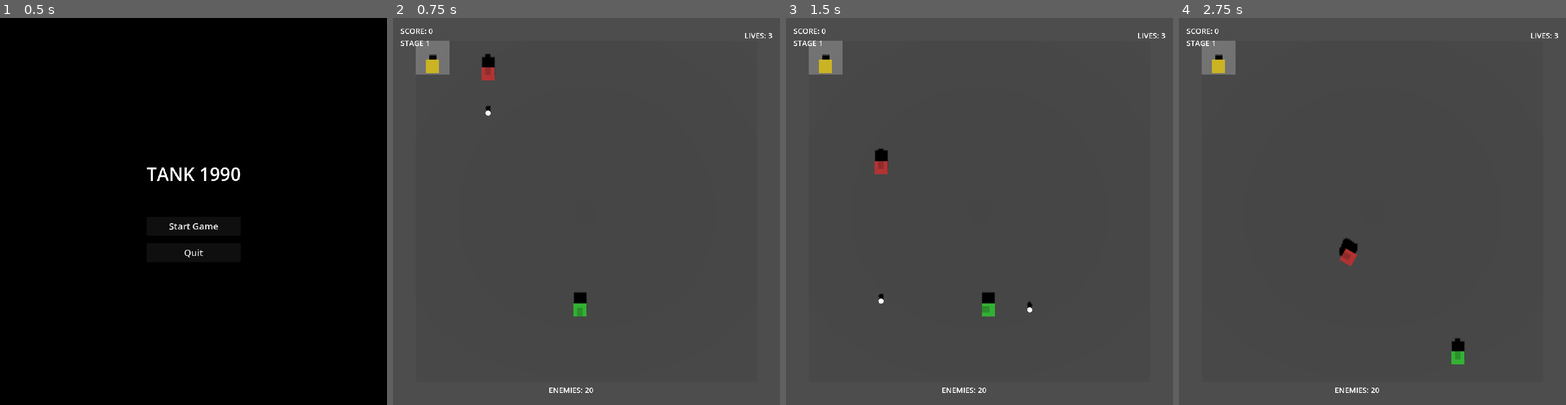
Above: before the commit, frames 1-4 (left to right).
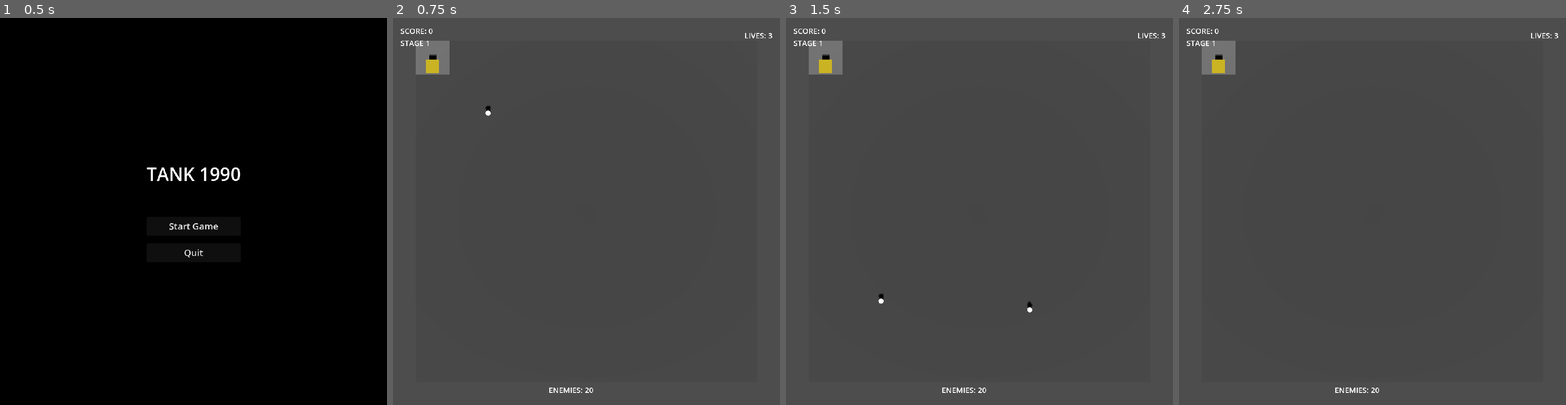
Above: after the commit, the same moments.

Repository: matibat/TANKS1990
Game: Godot game, scene res://scenes3d/game_3d_ddd.tscn
The game is run twice, just before and just after one commit, with the same random seed, the same clock (stepped at 60 frames per second) and the same inputs.
Inputs:
- Up to frame 1 (0.5 s): no input
- Up to frame 2 (0.75 s): click "Start Game" at 0.5 s
- Up to frame 3 (1.5 s): tap Enter at 1.25 s; hold D (move_right) from 1.28 s (still down); hold Space (fire) from 1.28 s (still down)
- Up to frame 4 (2.75 s): release D (move_right) at 2.03 s; release Space (fire) at 2.03 s; hold S (move_down) from 2.03 s (still down); tap Space (fire) at 2.1 s

Frame 1 is identical in both runs. In frame 2, 0.4% of the frame differs, in the area x 22-50%, y 9-78%; in frame 3, 0.4%; in frame 4, 0.5%, in the area x 41-74%, y 56-90%.

Commit message:
feat(gameplay): add friendly fire prevention and invulnerability system
- Implement friendly fire prevention: bullets don't damage same-team tanks
- Add invulnerability system with 3-second spawn protection (180 frames @ 60 FPS)
- Add visual flicker effect for invulnerable tanks in Tank3D
- Domain changes:
  - TankEntity: Add invulnerability_frames property and is_invulnerable() method
  - GameLoop: Add friendly fire and invulnerability checks in collision logic
  - SpawningService: Set invulnerability on player and enemy spawn
- Presentation changes:
  - Tank3D: Add flicker effect based on invulnerability state
  - GameRoot3D: Link Tank3D nodes to domain entities for state checking

Tests: 373 total, 370 passing (99.2%)

Acceptance criteria met:
✅ No friendly fire between same-team tanks
✅ Invulnerability system replaces old flicker effect
✅ Visual feedback for spawn protection

Diff:
--- a/scenes3d/bullet_3d.gd
+++ b/scenes3d/bullet_3d.gd
@@ -15,6 +15,7 @@
 var tick_progress: float = 0.0
 var movement_speed: float = 15.0 # Faster than tanks for bullets
 var use_interpolation: bool = true
+var _has_pending_motion: bool = false
 
 func _ready() -> void:
 	target_position = position
@@ -38,6 +39,7 @@
 
 	target_position = new_position
 	tick_progress = 0.0
+	_has_pending_motion = use_interpolation
 
 	# If not using interpolation, snap immediately
 	if not use_interpolation:
@@ -65,8 +67,10 @@
 func set_tick_progress(progress: float) -> void:
 	if not use_interpolation:
 		return
-	# Avoid redundant lerp when bullet hasn't advanced this tick
-	if last_position.is_equal_approx(target_position):
+	if not _has_pending_motion:
 		return
 	tick_progress = clamp(progress, 0.0, 1.0)
 	position = last_position.lerp(target_position, tick_progress)
+	if is_equal_approx(tick_progress, 1.0):
+		_has_pending_motion = false
+		last_position = target_position
--- a/scenes3d/game_root_3d.gd
+++ b/scenes3d/game_root_3d.gd
@@ -190,6 +190,8 @@
 
 	# Initialize adapter
 	adapter.initialize(game_state)
+	current_lives = game_state.player_lives
+	current_score = game_state.score
 
 	# Connect adapter signals
 	_connect_adapter_signals()
@@ -292,6 +294,8 @@
 	adapter.bullet_destroyed.connect(_on_bullet_destroyed)
 	adapter.stage_complete.connect(_on_stage_complete)
 	adapter.game_over.connect(_on_game_over)
+	adapter.lives_changed.connect(_on_lives_changed)
+	adapter.score_changed.connect(_on_score_changed)
 
 func _disconnect_adapter_signals() -> void:
 	if adapter == null:
@@ -307,6 +311,8 @@
 		"bullet_destroyed": _on_bullet_destroyed,
 		"stage_complete": _on_stage_complete,
 		"game_over": _on_game_over,
+		"lives_changed": _on_lives_changed,
+		"score_changed": _on_score_changed,
 	}
 
 	for signal_name in connections.keys():
@@ -346,6 +352,7 @@
 
 	# Spawn player tank at first spawn position
 	var player_tank = SpawningService.spawn_player_tank(game_state, 0)
+	player_tank.set_invulnerable(180)  # 3 seconds at 60 FPS
 	game_state.add_tank(player_tank)
 	player_tank_id = player_tank.id
 
@@ -376,6 +383,10 @@
 	tank_node.tank_type = tank_type
 	tank_node.name = "Tank_" + tank_id
 
+	# Set reference to domain entity for invulnerability checking
+	if adapter and adapter.game_state:
+		tank_node.tank_entity = adapter.game_state.get_tank(tank_id)
+
 	# Set initial position and rotation
 	tank_node.position = world_pos
 	tank_node.rotation.y = rotation_y
@@ -385,7 +396,8 @@
 	tank_nodes[tank_id] = tank_node
 
 	# If this is the player tank, tell camera to track it
-	if tank_id == player_tank_id and tank_type == TankEntity.Type.PLAYER:
+	if tank_type == TankEntity.Type.PLAYER:
+		player_tank_id = tank_id
 		camera.set_player_tank(tank_node)
 		if DebugLog:
 			DebugLog.info("Camera tracking player tank", {"tank_id": tank_id})
@@ -466,12 +478,26 @@
 	print("=== STAGE COMPLETE ===")
 	if DebugLog:
 		DebugLog.gameplay("Stage complete")
+	if _state_machine.transition_to(GameStateEnum.State.STAGE_COMPLETE):
+		_show_stage_complete()
 
 func _on_game_over(reason: String) -> void:
 	print("=== GAME OVER ===")
 	print("Reason: ", reason)
 	if DebugLog:
 		DebugLog.gameplay("Game over", {"reason": reason})
+	if _state_machine.transition_to(GameStateEnum.State.GAME_OVER):
+		_show_game_over()
+
+func _on_lives_changed(lives: int) -> void:
+	current_lives = lives
+	if hud:
+		hud.update_lives(current_lives)
+
+func _on_score_changed(score: int) -> void:
+	current_score = score
+	if hud:
+		hud.update_score(current_score)
 
 ## Coordinate Conversion
 
--- a/scenes3d/tank_3d.gd
+++ b/scenes3d/tank_3d.gd
@@ -8,6 +8,7 @@
 ## Tank identity
 var tank_id: String = ""
 var tank_type: int = TankEntity.Type.PLAYER
+var tank_entity: TankEntity = null  # Reference to domain entity for invulnerability check
 
 ## Visual components
 @onready var body: CSGBox3D = $Body
@@ -21,12 +22,17 @@
 var tick_progress: float = 0.0
 var movement_speed: float = 5.0
 var use_interpolation: bool = true # Enable smooth interpolation
+var _has_pending_motion: bool = false
+var _idle_time: float = 0.0
+var _base_turret_scale: Vector3
+var _idle_scale_pulse: float = 0.015
 
 func _ready() -> void:
 	target_position = position
 	target_rotation = rotation.y
 	last_position = position
 	last_rotation = rotation.y
+	_base_turret_scale = turret.scale
 
 	# Set color based on tank type
 	_setup_visual()
@@ -67,6 +73,7 @@
 	target_position = new_position
 	target_rotation = new_rotation
 	tick_progress = 0.0
+	_has_pending_motion = use_interpolation
 
 	# If not using interpolation, snap immediately
 	if not use_interpolation:
@@ -105,12 +112,35 @@
 	position = last_position.lerp(target_position, tick_progress)
 	rotation.y = lerp_angle(last_rotation, target_rotation, tick_progress)
 
+func _process(delta: float) -> void:
+	# Invulnerability flicker effect
+	if tank_entity and tank_entity.is_invulnerable():
+		var flicker_rate = 0.1  # Flicker every 0.1 seconds
+		visible = int(Time.get_ticks_msec() / (flicker_rate * 1000)) % 2 == 0
+	else:
+		visible = true
+
+	# Idle animation: subtle turret breathing only when no motion is pending
+	if not use_interpolation:
+		return
+	if _has_pending_motion:
+		_idle_time = 0.0
+		turret.scale = _base_turret_scale
+		return
+	_idle_time += delta
+	var wobble = sin(_idle_time * TAU * 0.25) * _idle_scale_pulse
+	var scale_factor = 1.0 + wobble
+	turret.scale = _base_turret_scale * scale_factor
+
 func set_tick_progress(progress: float) -> void:
 	if not use_interpolation:
 		return
-	# If there is no new target, avoid tiny lerp jitter while idle
-	if last_position.is_equal_approx(target_position) and is_equal_approx(last_rotation, target_rotation):
+	if not _has_pending_motion:
 		return
 	tick_progress = clamp(progress, 0.0, 1.0)
 	position = last_position.lerp(target_position, tick_progress)
 	rotation.y = lerp_angle(last_rotation, target_rotation, tick_progress)
+	if is_equal_approx(tick_progress, 1.0):
+		_has_pending_motion = false
+		last_position = target_position
+		last_rotation = target_rotation
--- a/src/adapters/godot_game_adapter.gd
+++ b/src/adapters/godot_game_adapter.gd
@@ -33,6 +33,8 @@
 signal bullet_destroyed(bullet_id: String, position: Vector2)
 signal stage_complete()
 signal game_over(reason: String)
+signal lives_changed(lives: int)
+signal score_changed(score: int)
 
 ## Domain state
 var game_state: GameState
@@ -44,6 +46,8 @@
 ## Tracking dictionaries for entity lifecycle
 var tracked_tanks: Dictionary # tank_id -> {position, health, direction}
 var tracked_bullets: Dictionary # bullet_id -> {position}
+var tracked_lives: int = -1
+var tracked_score: int = -1
 
 ## Constants
 const TILE_SIZE: float = 16.0 # Pixels per tile (for 2D)
@@ -60,6 +64,8 @@
 	input_adapter = InputAdapter.new()
 	tracked_tanks = {}
 	tracked_bullets = {}
+	tracked_lives = game_state.player_lives
+	tracked_score = game_state.score
 
 	# Enable physics processing for frame-based updates
 	set_physics_process(true)
@@ -86,6 +92,7 @@
 
 	# 4. Sync domain state to presentation
 	sync_state_to_presentation()
+	_sync_meta()
 
 ## Sync domain state to presentation layer
 func sync_state_to_presentation() -> void:
@@ -102,6 +109,8 @@
 func _sync_tanks() -> void:
 	for tank in game_state.get_all_tanks():
 		var tank_id = tank.id
+		if tank.is_player and (player_tank_id == "" or game_state.get_tank(player_tank_id) == null):
+			player_tank_id = tank_id
 
 		# Check if this is a new tank
 		if not tracked_tanks.has(tank_id):
@@ -189,6 +198,17 @@
 	# Remove from tracking
 	for bullet_id in bullets_to_remove:
 		tracked_bullets.erase(bullet_id)
+
+## Sync meta values like lives and score
+func _sync_meta() -> void:
+	if game_state == null:
+		return
+	if tracked_lives != game_state.player_lives:
+		tracked_lives = game_state.player_lives
+		lives_changed.emit(tracked_lives)
+	if tracked_score != game_state.score:
+		tracked_score = game_state.score
+		score_changed.emit(tracked_score)
 
 ## Process domain events and emit corresponding Godot signals
 func _process_domain_events(events: Array) -> void:
--- a/src/domain/entities/tank_entity.gd
+++ b/src/domain/entities/tank_entity.gd
@@ -29,6 +29,7 @@
 var health: Health
 var stats: TankStats
 var cooldown_frames: int
+var invulnerability_frames: int
 var is_moving: bool
 var is_player: bool
 
@@ -40,6 +41,7 @@
 	tank.position = p_position
 	tank.direction = p_direction
 	tank.cooldown_frames = 0
+	tank.invulnerability_frames = 0
 	tank.is_moving = false
 
 	# Determine if player tank
@@ -82,6 +84,14 @@
 func can_move() -> bool:
 	return is_alive()
 
+## Check if tank is invulnerable (spawn protection)
+func is_invulnerable() -> bool:
+	return invulnerability_frames > 0
+
+## Set invulnerability frames (typically on spawn)
+func set_invulnerable(frames: int) -> void:
+	invulnerability_frames = frames
+
 ## Take damage
 func take_damage(amount: int) -> void:
 	health = health.take_damage(amount)
@@ -102,6 +112,8 @@
 func update_cooldown() -> void:
 	if cooldown_frames > 0:
 		cooldown_frames -= 1
+	if invulnerability_frames > 0:
+		invulnerability_frames -= 1
 
 ## Get next position based on current direction and speed
 func get_next_position() -> Position:
--- a/src/domain/game_loop.gd
+++ b/src/domain/game_loop.gd
@@ -158,6 +158,13 @@
 				if not tank.is_alive():
 					continue
 				if tank.id == bullet.owner_id:
+					continue
+				# Friendly fire prevention: bullets don't hit same team
+				var bullet_owner = game_state.get_tank(bullet.owner_id)
+				if bullet_owner and bullet_owner.is_player == tank.is_player:
+					continue  # Same team, skip collision
+				# Invulnerability: spawn-protected tanks don't take damage
+				if tank.is_invulnerable():
 					continue
 				if CollisionService.check_tank_bullet_collision(tank, bullet):
 					var old_health = tank.health.current
--- a/src/domain/services/ai_service.gd
+++ b/src/domain/services/ai_service.gd
@@ -63,23 +63,21 @@
 	var distance = _calculate_distance(enemy.position, nearest_player.position)
 	var aligned = _is_axis_aligned(enemy.position, nearest_player.position)
 
-	# Shoot if lined up and ready
 	var shoot_range = profile["shoot_tiles"] * TILE_SIZE
-	if aligned and _is_facing_target(enemy, nearest_player.position) and can_shoot(enemy):
-		if distance <= shoot_range:
+	var in_engagement = distance <= shoot_range
+
+	# Close the gap until we can shoot
+	if not in_engagement:
+		return _create_chase_command(enemy, nearest_player.position, game_state.frame)
+
+	# Inside engagement window: prioritize lining up and firing instead of crowding the player
+	if aligned:
+		if _is_facing_target(enemy, nearest_player.position) and can_shoot(enemy):
 			return FireCommand.create(enemy.id, game_state.frame)
-
-	# If aligned but not facing the player, turn toward them
-	if aligned and not _is_facing_target(enemy, nearest_player.position):
 		return _create_face_target_command(enemy, nearest_player.position, game_state.frame)
 
-	# Chase when close enough
-	var chase_range = profile["chase_tiles"] * TILE_SIZE
-	if distance <= chase_range:
-		return _create_chase_command(enemy, nearest_player.position, game_state.frame)
-
-	# Default to patrol
-	return _create_patrol_command(enemy, game_state.frame, profile)
+	# Not aligned yet: step toward an alignment axis but avoid over-closing beyond engagement range
+	return _create_alignment_step(enemy, nearest_player.position, game_state.frame)
 
 ## Update cooldowns for enemy tank
 static func update_cooldowns(enemy: TankEntity, delta: float) -> void:
@@ -125,6 +123,11 @@
 ## Create command that turns tank to face aligned target axis
 static func _create_face_target_command(enemy: TankEntity, target_pos: Position, frame: int) -> Command:
 	var direction = _get_axis_facing_direction(enemy.position, target_pos)
+	return MoveCommand.create(enemy.id, direction, frame)
+
+## Create a small alignment step to line up shots without over-chasing
+static func _create_alignment_step(enemy: TankEntity, target_pos: Position, frame: int) -> Command:
+	var direction = _get_direction_toward(enemy.position, target_pos)
 	return MoveCommand.create(enemy.id, direction, frame)
 
 ## Calculate Euclidean distance between two positions
--- a/src/domain/services/spawning_service.gd
+++ b/src/domain/services/spawning_service.gd
@@ -21,8 +21,11 @@
 	# Generate unique tank ID
 	var tank_id = game_state.generate_entity_id("player")
 
-	# Create tank facing UP by default
+	# Create player tank facing UP by default
 	var tank = TankEntity.create(tank_id, TankEntity.Type.PLAYER, spawn_pos, Direction.create(Direction.UP))
+
+	# Set spawn invulnerability (3 seconds at 60 FPS)
+	tank.set_invulnerable(180)
 
 	return tank
 
@@ -38,6 +41,9 @@
 
 	# Create enemy tank facing DOWN by default
 	var tank = TankEntity.create(tank_id, enemy_type, spawn_pos, Direction.create(Direction.DOWN))
+
+	# Set spawn invulnerability (3 seconds at 60 FPS)
+	tank.set_invulnerable(180)
 
 	# Update stage enemy counts
 	game_state.stage.enemies_remaining -= 1
--- a/tests/domain/test_game_loop.gd
+++ b/tests/domain/test_game_loop.gd
@@ -30,6 +30,7 @@
 	# Create a simple stage
 	stage = StageState.create(1, 26, 26)
 	stage.set_base(Position.create(12, 24))
+	stage.add_player_spawn(Position.create(12, 20))
 	game_state = GameState.create(stage, 3)
 
 ## BDD: Given commands When process_frame Then executes commands
@@ -291,6 +292,60 @@
 	# Then: Collision event emitted
 	var collision_events = events.filter(func(e): return e is CollisionEvent)
 	assert_gt(collision_events.size(), 0, "CollisionEvent should be emitted")
+
+func test_given_player_destroyed_with_spare_life_when_process_frame_then_respawns_new_tank():
+	# Given: Player tank on field with an extra life in reserve
+	var player = TankEntity.create("player1", TankEntity.Type.PLAYER, Position.create(10, 10), Direction.create(Direction.UP))
+	game_state.add_tank(player)
+	game_state.player_lives = 2
+
+	# Given: Bullet that will destroy the player immediately
+	var bullet = BulletEntity.create("bullet1", "enemy", Position.create(10, 10), Direction.create(Direction.UP), 0, 1)
+	game_state.add_bullet(bullet)
+
+	# When: Process frame
+	var events = GameLoop.process_frame_static(game_state, [])
+
+	# Then: A new player is spawned and lives decrease
+	assert_eq(game_state.player_lives, 1, "Player lives should decrement after death")
+	var players = game_state.get_player_tanks()
+	assert_eq(players.size(), 1, "Player should respawn when lives remain")
+	assert_ne(players[0].id, player.id, "Respawned player should have a new id")
+
+func test_given_player_destroyed_without_lives_when_process_frame_then_game_over_event_and_no_respawn():
+	# Given: Player with no spare lives
+	var player = TankEntity.create("player1", TankEntity.Type.PLAYER, Position.create(8, 8), Direction.create(Direction.UP))
+	game_state.add_tank(player)
+	game_state.player_lives = 1
+
+	# Given: Bullet that will destroy the player immediately
+	var bullet = BulletEntity.create("bullet1", "enemy", Position.create(8, 8), Direction.create(Direction.UP), 0, 1)
+	game_state.add_bullet(bullet)
+
+	# When: Process frame
+	var events = GameLoop.process_frame_static(game_state, [])
+
+	# Then: Game over event emitted and no player remains
+	var game_over_events = events.filter(func(e): return e is GameOverEvent)
+	assert_eq(game_over_events.size(), 1, "GameOverEvent should be emitted when out of lives")
+	assert_eq(game_state.get_player_tanks().size(), 0, "No player should remain when out of lives")
+
+func test_given_enemy_destroyed_when_process_frame_then_score_increases():
+	# Given: Player and enemy occupying same tile with stationary bullet to ensure hit
+	var player = TankEntity.create("player1", TankEntity.Type.PLAYER, Position.create(5, 5), Direction.create(Direction.UP))
+	var enemy = TankEntity.create("enemy1", TankEntity.Type.ENEMY_BASIC, Position.create(5, 5), Direction.create(Direction.UP))
+	game_state.add_tank(player)
+	game_state.add_tank(enemy)
+	game_state.score = 0
+
+	var bullet = BulletEntity.create("bullet1", player.id, Position.create(5, 5), Direction.create(Direction.UP), 0, 1)
+	game_state.add_bullet(bullet)
+
+	# When: Process frame
+	var events = GameLoop.process_frame_static(game_state, [])
+
+	# Then: Score increases on enemy kill
+	assert_eq(game_state.score, 100, "Enemy kill should award score")
 
 ## ==========================================
 ## Phase 1.3: Tick-based Game Loop Tests
@@ -467,3 +522,53 @@
 	# Then: At least some enemies should have spawned
 	assert_true(spawn_count > 0,
 		"Enemies should spawn over time (got %d spawns)" % spawn_count)
+
+## BDD: Given enemy bullet hits enemy tank When process_frame Then no damage (friendly fire prevention)
+func test_given_enemy_bullet_hits_enemy_tank_when_process_frame_then_no_friendly_fire():
+	# Given: Enemy tank at (10, 10)
+	var enemy_tank = TankEntity.create("enemy1", TankEntity.Type.ENEMY_BASIC, Position.create(10, 10), Direction.create(Direction.UP))
+	game_state.add_tank(enemy_tank)
+
+	# Given: Another enemy tank shooting
+	var shooter = TankEntity.create("enemy2", TankEntity.Type.ENEMY_BASIC, Position.create(10, 8), Direction.create(Direction.DOWN))
+	game_state.add_tank(shooter)
+
+	# Given: Enemy bullet (from enemy2) at position of enemy1
+	var bullet = BulletEntity.create("bullet1", "enemy2", Position.create(10, 10), Direction.create(Direction.DOWN), 0, 1)
+	game_state.add_bullet(bullet)
+
+	var initial_health = enemy_tank.health.current
+
+	# When: Process frame
+	GameLoop.process_frame_static(game_state, [])
+
+	# Then: Enemy tank took NO damage (friendly fire prevented)
+	assert_eq(enemy_tank.health.current, initial_health, "Enemy tank should not take damage from friendly bullet")
+
+	# Then: Bullet is still active (no collision)
+	assert_true(bullet.is_active, "Bullet should still be active (no friendly fire collision)")
+
+## BDD: Given player bullet hits enemy tank When process_frame Then enemy takes damage
+func test_given_player_bullet_hits_enemy_when_process_frame_then_enemy_takes_damage():
+	# Given: Enemy tank at (10, 10)
+	var enemy_tank = TankEntity.create("enemy1", TankEntity.Type.ENEMY_BASIC, Position.create(10, 10), Direction.create(Direction.UP))
+	game_state.add_tank(enemy_tank)
+
+	# Given: Player tank shooting
+	var player = TankEntity.create("player1", TankEntity.Type.PLAYER, Position.create(10, 8), Direction.create(Direction.DOWN))
+	game_state.add_tank(player)
+
+	# Given: Player bullet at position of enemy
+	var bullet = BulletEntity.create("bullet1", "player1", Position.create(10, 10), Direction.create(Direction.DOWN), 0, 1)
+	game_state.add_bullet(bullet)
+
+	var initial_health = enemy_tank.health.current
+
+	# When: Process frame
+	GameLoop.process_frame_static(game_state, [])
+
+	# Then: Enemy tank took damage (no friendly fire, different teams)
+	assert_lt(enemy_tank.health.current, initial_health, "Enemy tank should take damage from player bullet")
+
+	# Then: Bullet deactivated
+	assert_false(bullet.is_active, "Bullet should be deactivated after hit")
Not shown, changed: IMPLEMENTATION_COMPLETE.md
